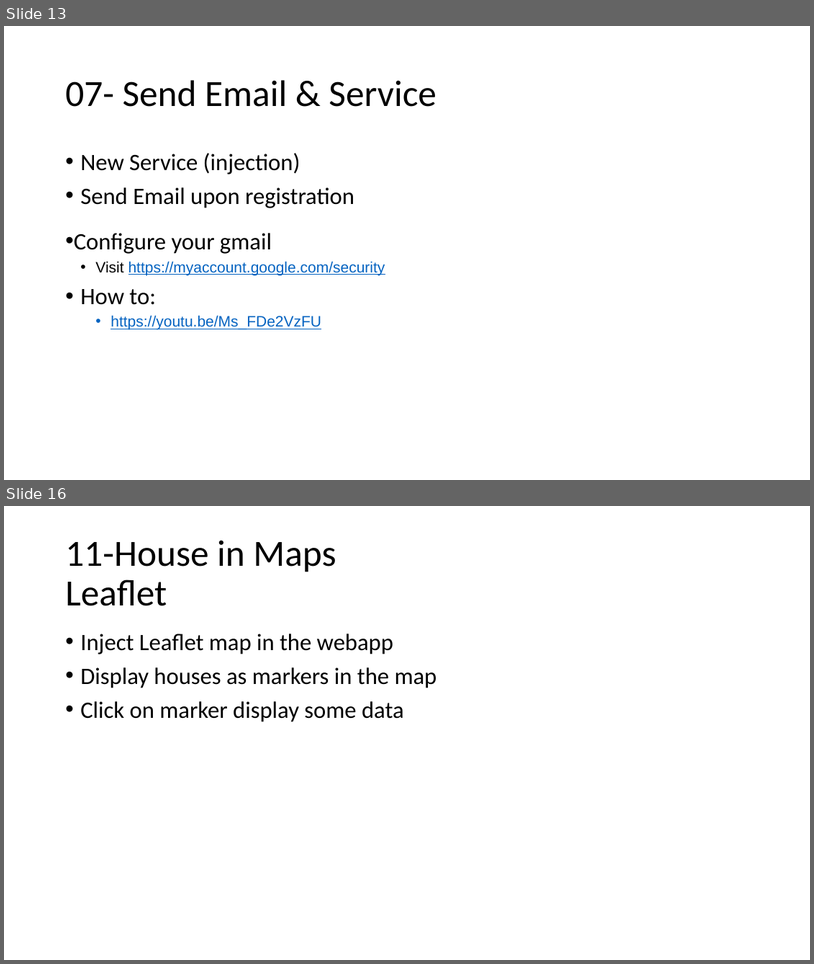
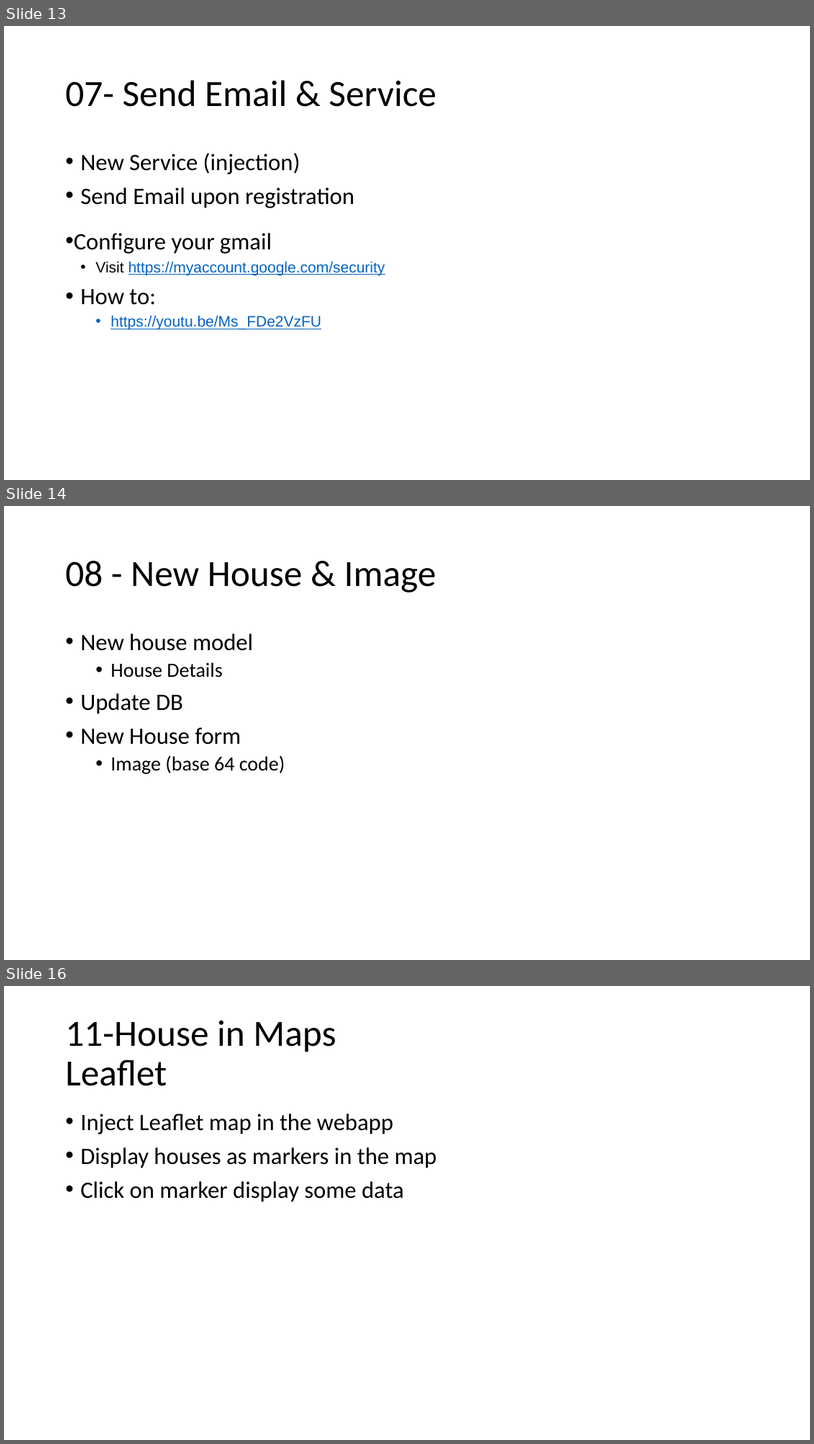
Before and after one commit to ahmad081177/housing.blazor, a slide deck: Housing.pptx. Shown one above the other, each under a label of ours: slides 13 and 16 before the commit, slides 13, 14 and 16 after it; the slides between them are not shown. The pictures are 814x964 and 814x1444 pixels, drawn with LibreOffice and Linux fonts; fonts in the diff are those of the drawing. Boxes give left, top, right and bottom in pixels: in the first picture for what was removed or moved away, otherwise in the second. Text is boxed around its words. In the diff, an @@ line names an element or a change of style, - is before the commit and + after.

Commit message:
New house & image & base64

```diff
--- a/Housing.pptx
+++ b/Housing.pptx
@@ slide 14 added at (4,506,810,960), background #FFFFFF @@
@@ title added at (65,561,437,592), 44 pt, text #000000 @@
+08 - New House & Image
@@ text added at (80,633,285,774), 28 pt, text #000000 @@
+• New house model
+  • House Details
+• Update DB
+• New House form
+  • Image (base 64 code)
```
Also in this commit, not shown: 1 slide changed, 51 other files.
